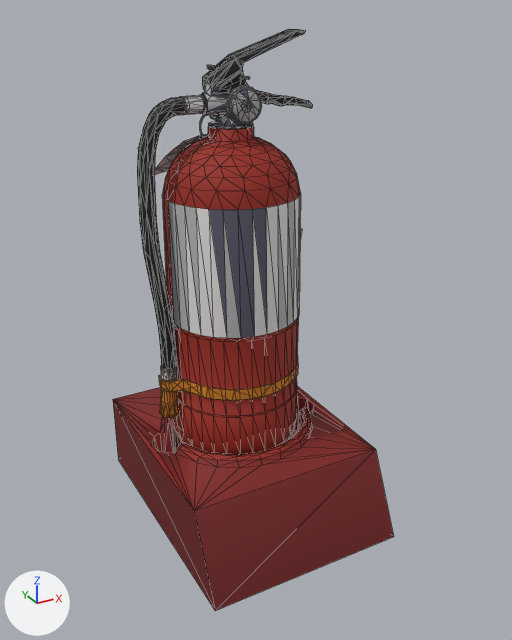
A saved change to the glTF model styles/stick-man/assets/props/lab/korean-fire-extinguisher.glb.
Before and after are seen from a camera (50 mm lens) standing at (-0.414, -0.788, 0.683) and looking at (0.008, -0.02, 0.299). Every picture has the same lights, and +X, +Y and +Z are marked at lower left. The first picture is the older version. Mesh edges are drawn as thin lines. Vertices at exactly the same position are counted once.

The first picture shows 'korean-fire-extinguisher'.
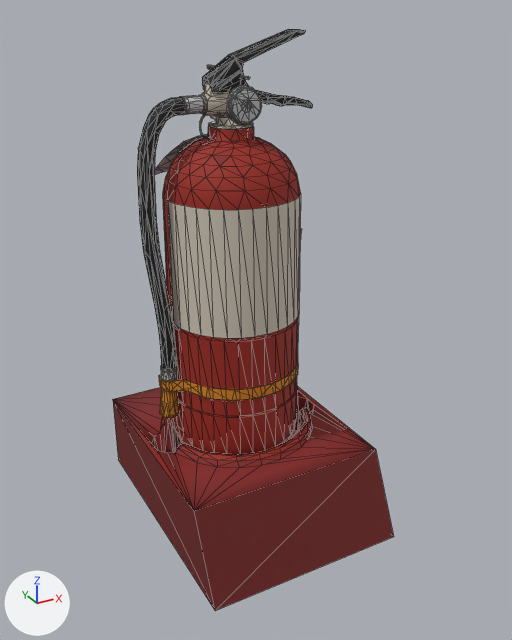
Boxes [x1, y1, x2, y2] around the edits, measured in the pictures (512 x 640 px; the box of a moved part takes in the faces that stretch with it):
'korean-fire-extinguisher', recoloured, surface changed
    both: [113, 31, 377, 610]
part 1 of me_prop_001, moved or reshaped
    both: [177, 134, 208, 147]
part 2 of me_prop_001, edited (looks the same)
    both: [113, 137, 375, 511]
part 3 of me_prop_001, edited (looks the same)
    both: [159, 355, 298, 418]
part 4 of me_prop_001, recoloured
    both: [113, 400, 377, 531]
part 5 of me_prop_001, recoloured
    both: [208, 103, 236, 129]
part 6 of me_prop_001, recoloured (greyish blue to pale yellow)
    both: [201, 89, 267, 338]
part 7 of me_prop_001, recoloured
    both: [239, 88, 249, 100]
part 8 of me_prop_001, recoloured (light grey to pale yellow)
    both: [184, 194, 301, 337]
part 9 of me_prop_001, recoloured (light grey to pale yellow)
    both: [209, 213, 267, 338]
part 10 of me_prop_001, recoloured
    both: [154, 75, 301, 380]
part 11 of me_prop_001, recoloured
    both: [168, 84, 302, 334]
part 12 of me_prop_001, recoloured
    both: [205, 81, 253, 338]
part 13 of me_prop_001, recoloured
    both: [180, 151, 372, 462]

What changed in the scene script:
```text
Change mat_flat_s_0:
    mat_flat_s_0.base_color: (0.228, 0.0151, 0.0129) -> (0.151, 0.0113, 0.00953)  # red #83211e -> dark red #6c1c19
Change mat_flat_s_1:
    mat_flat_s_1.base_color: (0.669, 0.224, 0.0151) -> (0.617, 0.552, 0.456)  # orange #d68221 -> pale yellow #cec4b4
Change mat_flat_s_2:
    mat_flat_s_2.base_color: (0.149, 0.00929, 0.00836) -> (0.617, 0.552, 0.456)  # dark red #6c1817 -> pale yellow #cec4b4
Change mat_flat_s_4:
    mat_flat_s_4.base_color: (0.0997, 0.0988, 0.145) -> (0.229, 0.0153, 0.013)  # greyish blue #59596a -> red #84211e
Change mat_flat_s_5:
    mat_flat_s_5.base_color: (0.76, 0.736, 0.728) -> (0.662, 0.229, 0.0138)  # light grey #e2dfde -> orange #d5841f
Change mat_flat_s_6:
    mat_flat_s_6.base_color: (0.452, 0.453, 0.456) -> (0.537, 0.537, 0.543)  # grey #b3b3b4 -> light grey #c2c2c3
Change me_prop_001:
    where me_prop_001.from_pydata(...)  # 1607 vertices, 2849 faces; spans x -0.14..0.14, y -0.184..0.184, z 0.0..0.659
    verts and faces of me_prop_001; kept vertices keep their numbers, new ones are numbered from 1607
    me_prop_001 part 1
    add delete_faces([(617, 619, 618), (350, 955, 352), (618, 956, 951), (350, 957, 955), (617, 618, 951)])
    add faces += [(350, 618, 352)]  # mat_flat_s_1 (pale yellow #cec4b4)
    add faces += [(951, 955, 956), (350, 957, 618), (617, 619, 955), (617, 955, 951)]  # mat_flat_s_6 (light grey #c2c2c3)
    me_prop_001 part 2: 253 faces spanning x -0.14..0.14, y -0.13..0.184, z 0.052..0.548 switch from mat_flat_s_0 (red #83211e) to mat_flat_s_4 (red #84211e)
    me_prop_001 part 3: 232 faces spanning x -0.118..0.093, y -0.062..0.124, z 0.161..0.591 switch from mat_flat_s_1 (orange #d68221) to mat_flat_s_5 (orange #d5841f)
    me_prop_001 part 4: 8 faces spanning x -0.14..0.14, y -0.184..0.184, z 0.0..0.115 switch from mat_flat_s_2 (dark red #6c1817) to mat_flat_s_0 (dark red #6c1c19)
    me_prop_001 part 5: 18 faces spanning x -0.038..0.018, y 0.003..0.075, z 0.548..0.584 switch from mat_flat_s_4 (greyish blue #59596a) to mat_flat_s_1 (pale yellow #cec4b4)
    me_prop_001 part 6: 288 faces spanning x -0.063..0.028, y -0.061..0.075, z 0.296..0.605 switch from mat_flat_s_4 (greyish blue #59596a) to mat_flat_s_2 (pale yellow #cec4b4)
    me_prop_001 part 7: 2 faces spanning x -0.016..0.019, y -0.012..-0.011, z 0.562..0.597 switch from mat_flat_s_4 (greyish blue #59596a) to mat_flat_s_6 (light grey #c2c2c3)
    me_prop_001 part 8: 9 faces spanning x -0.084..0.077, y -0.061..-0.004, z 0.296..0.463 switch from mat_flat_s_5 (light grey #e2dfde) to mat_flat_s_1 (pale yellow #cec4b4)
    me_prop_001 part 9: 2 faces spanning x -0.063..0.002, y -0.061..-0.033, z 0.296..0.463 switch from mat_flat_s_5 (light grey #e2dfde) to mat_flat_s_2 (pale yellow #cec4b4)
    me_prop_001 part 10: 51 faces spanning x -0.115..0.076, y -0.025..0.138, z 0.217..0.618 switch from mat_flat_s_5 (light grey #e2dfde) to mat_flat_s_6 (light grey #c2c2c3)
    me_prop_001 part 11: 75 faces spanning x -0.115..0.077, y -0.058..0.075, z 0.183..0.598 switch from mat_flat_s_6 (grey #b3b3b4) to mat_flat_s_1 (pale yellow #cec4b4)
    me_prop_001 part 12: 21 faces spanning x -0.05..0.028, y -0.055..0.058, z 0.296..0.605 switch from mat_flat_s_6 (grey #b3b3b4) to mat_flat_s_2 (pale yellow #cec4b4)
    me_prop_001 part 13: 16 faces spanning x -0.108..0.14, y -0.13..0.121, z 0.115..0.548 switch from mat_flat_s_7 (red #9b271a) to mat_flat_s_4 (red #84211e)
```
